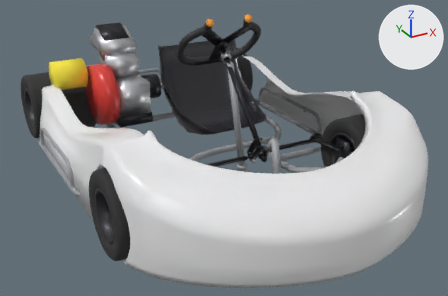
A saved change to the FBX model Assets/Resources/KartModel/OKT_Kart.fbx.
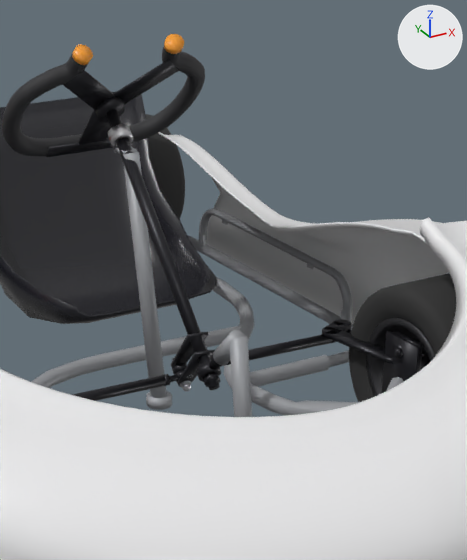
Each version is shown whole from a 50 mm camera at (-1.013, -1.558, 1.046) aimed at (0.018, 0.316, 0.109), then close up on the part from 39% to 83% of the width and 0% to 79% of the height. The axes (+X, +Y, +Z) are drawn at upper right. The lights are the same throughout. The older version's two pictures come first. Where no turn or scale is listed for an object, it has been applied to the vertices. Vertices at exactly the same position are counted once.

Before the edit, the objects in view are built like this:
```python
ob_bodynose_pointed = bpy.data.objects.new('BodyNose_Pointed', me_bodynose_pointed_002)
ob_bodynose_pointed.location = (-0.011, 0.0, 0.0)
ob_shaft = bpy.data.objects.new('Shaft', me_shaft)
ob_shaft.location = (0.034, 0.073, 0.174)
ob_spindlebody_lf = bpy.data.objects.new('SpindleBody_LF', me_spindlebody_lf)
ob_spindlebody_lf.location = (0.358, 0.0, 0.134)
ob_steeringupright = bpy.data.objects.new('SteeringUpright', me_steeringupright)
ob_steeringupright.location = (0.034, 0.073, 0.174)
ob_steeringwheel = bpy.data.objects.new('SteeringWheel', me_steeringwheel)
ob_steeringwheel.location = (0.034, 0.073, 0.174)
ob_steeringwheelcaps = bpy.data.objects.new('SteeringWheelCaps', me_steeringwheelcaps)
ob_steeringwheelcaps.location = (0.034, 0.073, 0.174)
ob_steeringwheelplate = bpy.data.objects.new('SteeringWheelPlate', me_steeringwheelplate)
ob_steeringwheelplate.location = (0.034, 0.073, 0.174)
ob_tierodbody_rf = bpy.data.objects.new('TieRodBody_RF', me_tierodbody_rf)
ob_tierodbody_rf.location = (0.038, 0.148, 0.136)
ob_upperbushing = bpy.data.objects.new('UpperBushing', me_upperbushing)
ob_upperbushing.location = (0.034, 0.073, 0.174)
# also in view: 'SeatShell' at (0.206, 0.734, 0.2); 'Tire_LF' at (0.409, 0.0, 0.134); 'BodySide_L_Pointed' at (0.441, 0.437, 0.177); 'Tire_LR' at (0.405, 1.049, 0.134); 'BézierCurve.001' at (0.415, 0.565, 0.097)
```
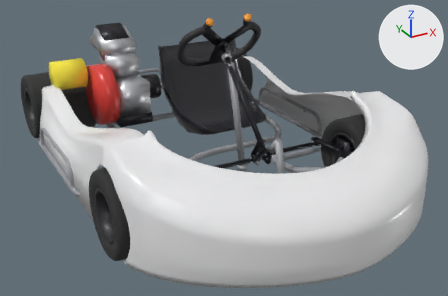
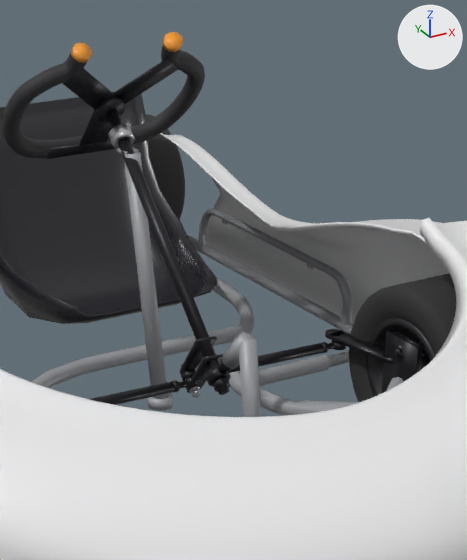
The change, as a list of edits to the scene's bpy script:
```text
Change me_spindlebody_lf:
    remove me_spindlebody_lf.from_pydata(...)  # 236 vertices, 176 faces; spans x -0.068..0.099, y -0.022..0.179, z -0.026..0.026
    add me_spindlebody_lf.from_pydata(...)  # 204 vertices, 156 faces; spans x -0.068..0.099, y -0.022..0.154, z -0.026..0.026
    me_spindlebody_lf part 4: the loose piece of 24 vertices spanning x -0.033..-0.005, y 0.151..0.179, z 0.014..0.02 is deleted
    me_spindlebody_lf part 5: the loose piece of 8 vertices spanning x -0.06..-0.013, y 0.136..0.178, z 0.014..0.02 is deleted
    me_spindlebody_lf part 6: 28 vertices moved from x -0.068..-0.04, y 0.135..0.163, z 0.014..0.02 to x -0.068..-0.04, y 0.126..0.154, z 0.014..0.02
Change me_steeringwheel:
    remove me_steeringwheel.from_pydata(...)  # 860 vertices, 852 faces; spans x -0.128..0.217, y 0.303..0.466, z 0.203..0.4
    add me_steeringwheel.from_pydata(...)  # 860 vertices, 852 faces; spans x -0.128..0.216, y 0.33..0.487, z 0.198..0.399
    me_steeringwheel part 8: the whole mesh is turned -1.9 degrees about the x axis through its middle, then moved by (0.0, 0.024, -0.003)
Change me_steeringwheelcaps:
    remove me_steeringwheelcaps.from_pydata(...)  # 48 vertices, 28 faces; spans x -0.05..0.138, y 0.297..0.327, z 0.38..0.407
    add me_steeringwheelcaps.from_pydata(...)  # 48 vertices, 28 faces; spans x -0.05..0.138, y 0.324..0.355, z 0.38..0.407
    me_steeringwheelcaps part 3: the whole mesh is moved by (0.0, 0.027, 0.0)
Change me_upperbushing:
    remove me_upperbushing.from_pydata(...)  # 64 vertices, 64 faces; spans x 0.0191..0.0562, y 0.3074..0.3451, z 0.2374..0.2779
    add me_upperbushing.from_pydata(...)  # 64 vertices, 64 faces; spans x 0.019..0.0561, y 0.3282..0.3654, z 0.2351..0.2757
    me_upperbushing part 2: the whole mesh is multiplied about its middle by the matrix ((1.0, -0.007, 0.004), (0.007, 0.999, 0.033), (-0.004, -0.033, 0.999)), then moved by (-0.0001, 0.0206, -0.0022)
Change me_shaft:
    remove me_shaft.from_pydata(...)  # 84 vertices, 50 faces; spans x -0.014..0.052, y -0.026..0.378, z -0.023..0.301
    add me_shaft.from_pydata(...)  # 84 vertices, 50 faces; spans x -0.014..0.052, y -0.026..0.401, z -0.022..0.299
    me_shaft part 7: the whole mesh is multiplied about the mesh origin by the matrix ((1.0, -0.003, 0.004), (0.01, 1.022, 0.051), (-0.002, -0.016, 1.013))
Change me_steeringwheelplate:
    remove me_steeringwheelplate.from_pydata(...)  # 116 vertices, 76 faces; spans x -0.056..0.143, y 0.313..0.445, z 0.205..0.371
    add me_steeringwheelplate.from_pydata(...)  # 116 vertices, 76 faces; spans x -0.057..0.143, y 0.339..0.466, z 0.2..0.37
    me_steeringwheelplate part 9: the whole mesh is scaled about its middle by (1, 0.96, 1.02), then moved by (0.0, 0.024, -0.002)
Change me_steeringupright:
    remove me_steeringupright.from_pydata(...)  # 72 vertices, 42 faces; spans x 0.017..0.058, y 0.179..0.326, z -0.144..0.244
    add me_steeringupright.from_pydata(...)  # 72 vertices, 42 faces; spans x 0.017..0.058, y 0.199..0.347, z -0.146..0.241
    me_steeringupright part 1: the whole mesh is moved by (0.0, 0.021, -0.003)
Change ob_steeringwheel:
    ob_steeringwheel.location: (0.034, 0.073, 0.174) -> (0.035, 0.049, 0.177)
Change ob_tierodbody_lf:
    ob_tierodbody_lf.location: (0.039, 0.157, 0.143) -> (0.039, 0.132, 0.143)
Change ob_pitmanarm:
    ob_pitmanarm.location: (0.034, 0.073, 0.174) -> (0.035, 0.049, 0.177)
Change ob_chassistab:
    ob_chassistab.location: (0.034, 0.073, 0.174) -> (0.035, 0.049, 0.177)
Change ob_steeringwheelcaps:
    ob_steeringwheelcaps.location: (0.034, 0.073, 0.174) -> (0.035, 0.049, 0.177)
Change ob_upperbushing:
    ob_upperbushing.location: (0.034, 0.073, 0.174) -> (0.035, 0.049, 0.177)
Change ob_shaft:
    ob_shaft.location: (0.034, 0.073, 0.174) -> (0.035, 0.049, 0.177)
Change ob_pitmanbolt:
    ob_pitmanbolt.location: (0.034, 0.073, 0.174) -> (0.035, 0.049, 0.177)
Change ob_steeringwheelplate:
    ob_steeringwheelplate.location: (0.034, 0.073, 0.174) -> (0.035, 0.049, 0.177)
Change ob_steeringupright:
    ob_steeringupright.location: (0.034, 0.073, 0.174) -> (0.035, 0.049, 0.177)
Change ob_tierodbody_rf:
    ob_tierodbody_rf.location: (0.038, 0.148, 0.136) -> (0.038, 0.122, 0.136)
Change ob_floorheim:
    ob_floorheim.location: (0.034, 0.073, 0.174) -> (0.035, 0.049, 0.177)
```

Boxes [x1, y1, x2, y2] around the edits, measured in the close-ups (467 x 560 px; the box of a moved part takes in the faces that stretch with it):
'SteeringWheel', rescaled: before [2, 47, 205, 156]; after [3, 45, 205, 158]
'Shaft', reshaped, moved (8% wider): before [106, 109, 221, 390]; after [106, 109, 230, 395]
'SteeringUpright', moved: before [114, 146, 172, 410]; after [115, 147, 173, 411]
'SteeringWheelPlate', turned: before [46, 59, 178, 157]; after [47, 57, 178, 159]
'ChassisTab', moved: before [213, 330, 252, 417]; after [222, 332, 261, 417]
'TieRodBody_LF', moved: before [172, 329, 351, 375]; after [181, 340, 346, 381]
'TieRodBody_RF', moved: before [72, 370, 184, 401]; after [90, 376, 193, 405]
'PitmanArm', moved: before [171, 332, 215, 387]; after [180, 336, 223, 393]
'SpindleBody_LF', reshaped (19% shorter): before [322, 319, 431, 370]; after [325, 329, 431, 370]
'SteeringWheelCaps', moved: before [72, 34, 184, 65]; after [71, 32, 183, 63]
'FloorHeim', moved: before [196, 355, 224, 382]; after [205, 358, 233, 387]
'UpperBushing', reshaped, moved: before [108, 124, 133, 148]; after [109, 124, 135, 148]
'PitmanBolt', moved: before [172, 357, 193, 391]; after [181, 364, 202, 397]
part 4 of me_spindlebody_lf, deleted: before [334, 319, 352, 328]
part 5 of me_spindlebody_lf, deleted: before [324, 322, 351, 332]
part 6 of me_spindlebody_lf, moved or reshaped: before [322, 327, 387, 359]; after [325, 329, 388, 359]
